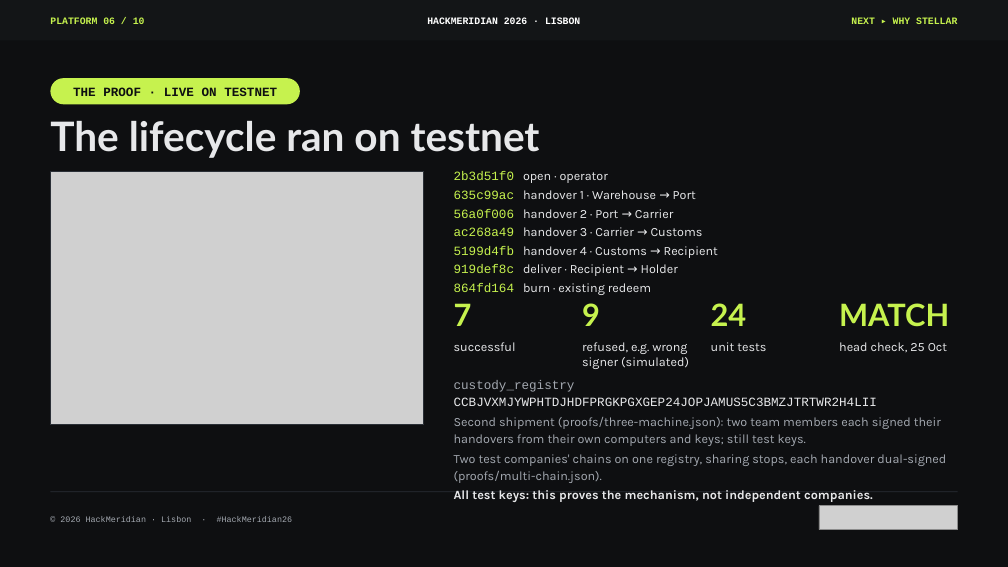
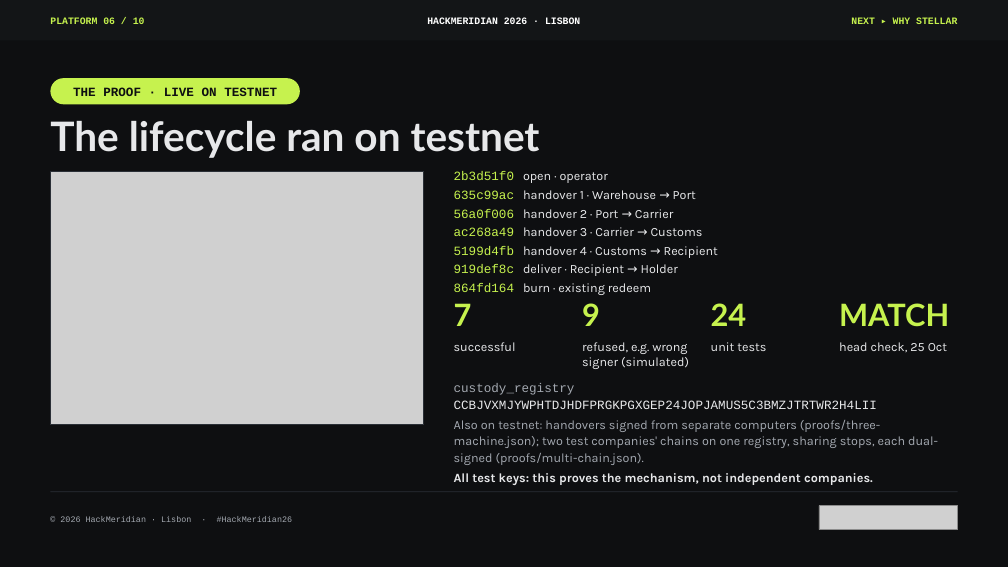
Before and after one commit to pwsaragossy/hackmeridian-cos, a slide deck: slide 6 of projects/hackmeridian-rail/deck/radox-custody-rail.pptx. Drawn at 1008x567 pixels with LibreOffice and Linux fonts; fonts in the diff are those of the drawing; grey boxes stand for pictures. Boxes give left, top, right and bottom in pixels: in the first picture for what was removed or moved away, otherwise in the second. Text is boxed around its words. In the diff, an @@ line names an element or a change of style, - is before the commit and + after.

```diff
--- a/projects/hackmeridian-rail/deck/radox-custody-rail.pptx
+++ b/projects/hackmeridian-rail/deck/radox-custody-rail.pptx
@@ text at (454,420,938,465): text changed @@
-Second shipment (proofs/three-machine.json): two team members each signed their handovers from their own computers and keys; still test keys.
-Two test companies' chains on one registry, sharing stops, each handover dual-signed (proofs/multi-chain.json).
+Also on testnet: handovers signed from separate computers (proofs/three-machine.json); two test companies' chains on one registry, sharing stops, each dual-signed (proofs/multi-chain.json).
```
Also in this commit, not shown: 4 other files.
